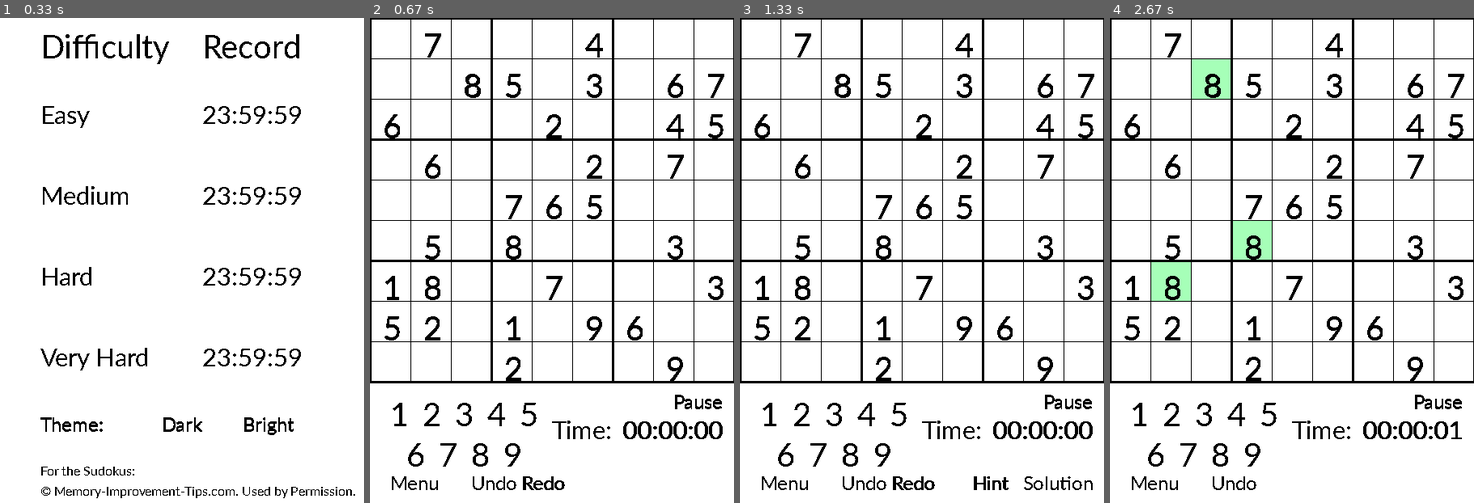
Above: before the commit, frames 1-4 (left to right).
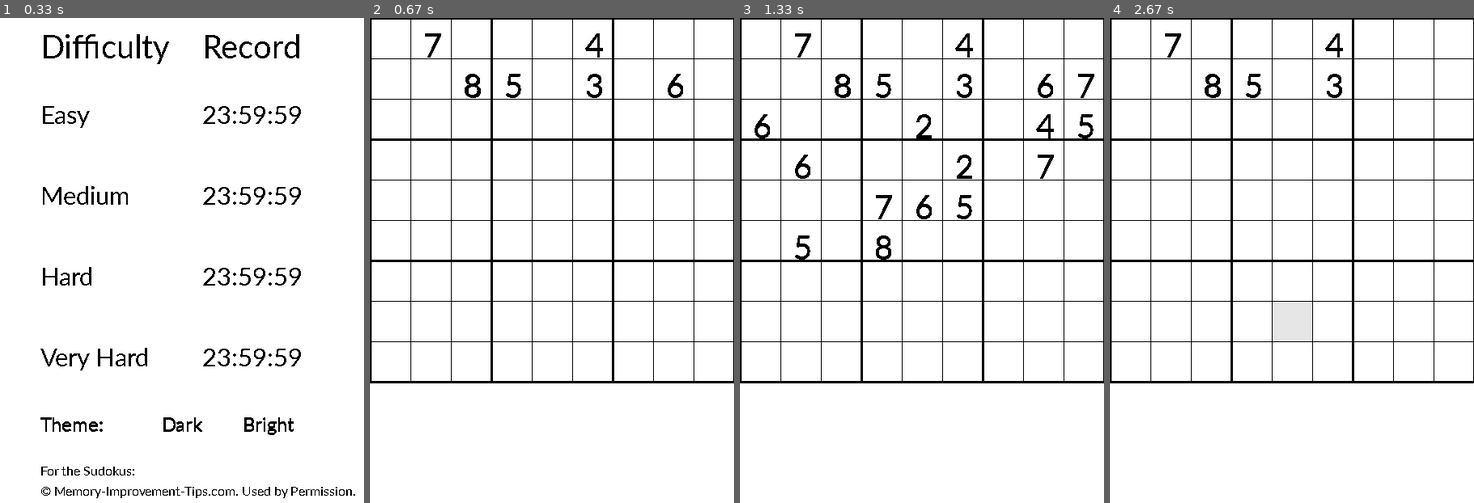
Above: after the commit, the same moments.

Repository: MatthiasSagerer/Sudoku-Pygame
Game: pygame game, started from main.py
Same seed, same stepped clock (60 frames per second), same inputs: the game is played once before the commit and once after it.
Inputs (mouse positions are in pixels of both pictures, inside the frame that each line leads up to):
- Up to frame 1 (0.33 s): no input
- Up to frame 2 (0.67 s): click "Easy" at 0.38 s
- Up to frame 3 (1.33 s): no input
- Up to frame 4 (2.67 s): click (1197, 81) at 1.73 s; click (1295, 309) at 2.55 s

Frame 1 is identical in both runs. In frame 2, 4.0% of the frame differs, in the area x 4-98%, y 11-98%; in frame 3, 3.2%; in frame 4, 7.1%, in the area x 4-98%, y 8-98%.

Commit message:
main.py: generating Sudoku animation

Diff:
--- a/main.py
+++ b/main.py
@@ -83,6 +83,8 @@
             if sudoku[n][k] != 0:
                 displayText(surface, dark_info, str(sudoku[n][k]), cell_size * (k + 0.32), cell_size * (n + 0.17),
                             font_size_big, start=start)
+                if start and first:
+                    time.sleep(0.05)
             else:
                 continue
 
@@ -273,7 +275,6 @@
         marked_num = 0
         saved_num = 0
         play_pause = 'Pause'
-        start_time = time.time()
         dt = 0
         play = True
         moves = []
@@ -282,7 +283,8 @@
         solved = False
         marked_cell = (-1, -1)
         empty = False
-        display_endscreen = True
+        display_end_screen = True
+        global start_time
         global num1, num2, num3, num4, num5, num6, num7, num8, num9
         global menu_rect, undo_rect, redo_rect, solution_rect, hint_rect, play_pause_rect
         if difficulty != 0:
@@ -299,6 +301,7 @@
                 displaySudoku(win, dark, current_sudoku_start, True)
                 displaySudoku(win, dark, current_sudoku, False)
                 first = False
+                start_time = time.time()
             if not solved:
                 num1, num2, num3, num4, num5, num6, num7, num8, num9 = displayNumbers(win)
                 displayText(win, dark, 'Time:', cell_size * 4.5, cell_size * 9.8, font_size_default)
@@ -317,7 +320,7 @@
                 hint_rect = displayText(win, dark, 'Hint', cell_size * 5.75, cell_size * 11.2, font_size_small)
                 solution_rect = displayText(win, dark, 'Solution', cell_size * 7, cell_size * 11.2, font_size_small)
             pygame.display.update()
-            if play:
+            if play and not first:
                 dt += time.time() - start_time
                 start_time = time.time()
             for event in pygame.event.get():
@@ -436,11 +439,13 @@
                 for j in range(9):
                     if current_sudoku_start[i][j] == 0 and current_sudoku[i][j] != current_solution[i][j]:
                         solved = False
-            if solved and display_endscreen:
+            if solved and display_end_screen:
                 pygame.draw.rect(win, bg_col, (0, cell_size * 9, cell_size * 9, cell_size * 3))
                 menu_rect = displayText(win, dark, 'Menu', cell_size * 7, cell_size * 11, font_size_default)
                 play = False
-                print(f'Time: {time.strftime("%H:%M:%S",time.gmtime(dt))}, Record: {time.strftime("%H:%M:%S", times[difficulty])}')
+                print(
+                    f'Time: {time.strftime("%H:%M:%S", time.gmtime(dt))},'
+                    f'Record: {time.strftime("%H:%M:%S", times[difficulty])}')
                 print(f'time.gmtime(dt) < times[difficulty]: {time.gmtime(dt) < times[difficulty]}')
                 if cheated:
                     displayText(win, dark, 'This is the solution. Try again?', cell_size * 0.25, cell_size * 10,
@@ -452,7 +457,7 @@
                         print(f'times[difficulty]: {times[difficulty]}')
                     displayText(win, dark, 'Congrats, you solved the Sudoku!', cell_size * 0.25, cell_size * 10,
                                 font_size_small)
-                display_endscreen = False
+                display_end_screen = False
 
             # TODO: updating record time (with text file), design and set icon (line 211), sudoku generating animation.
             #  Code compressions: Display class.
